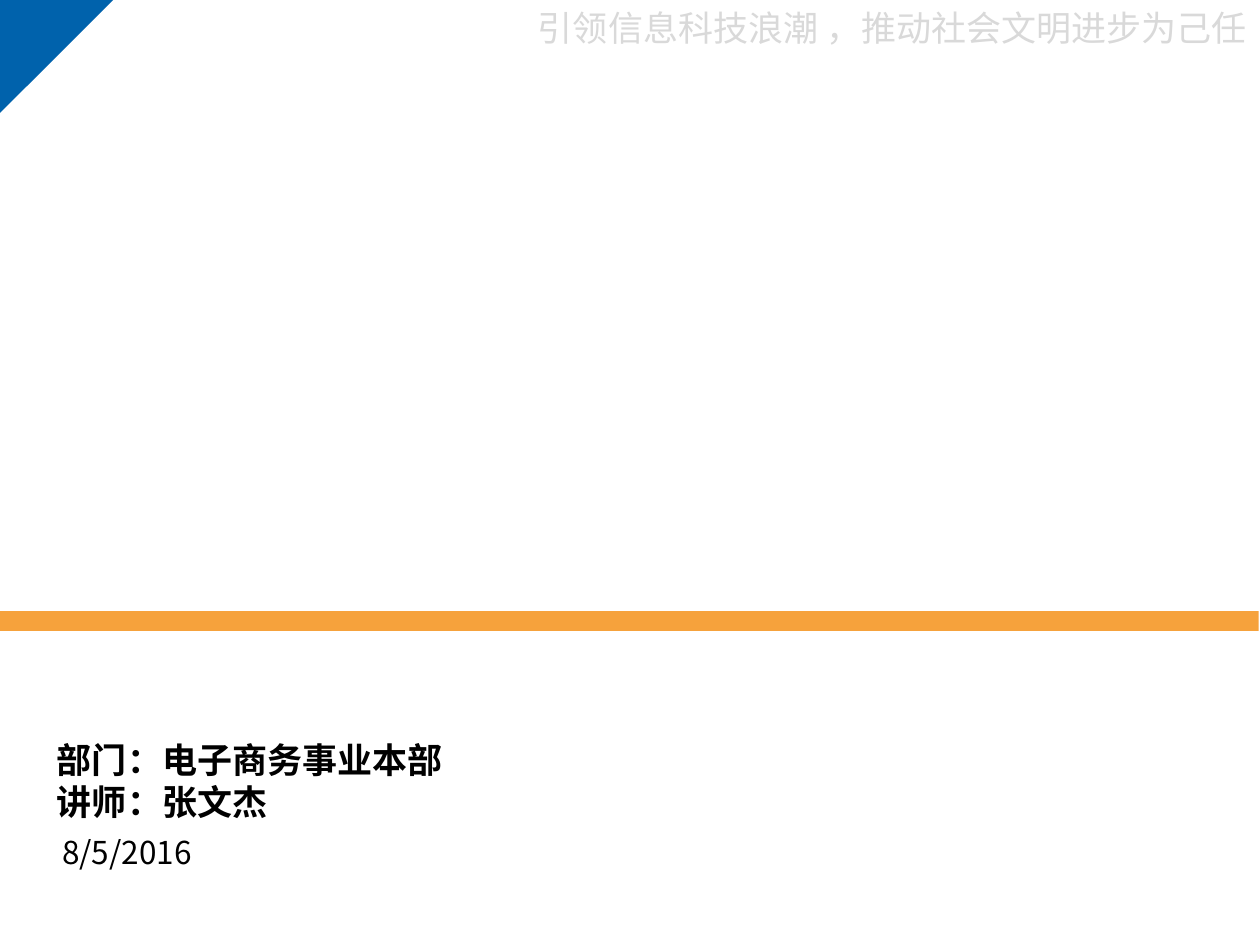
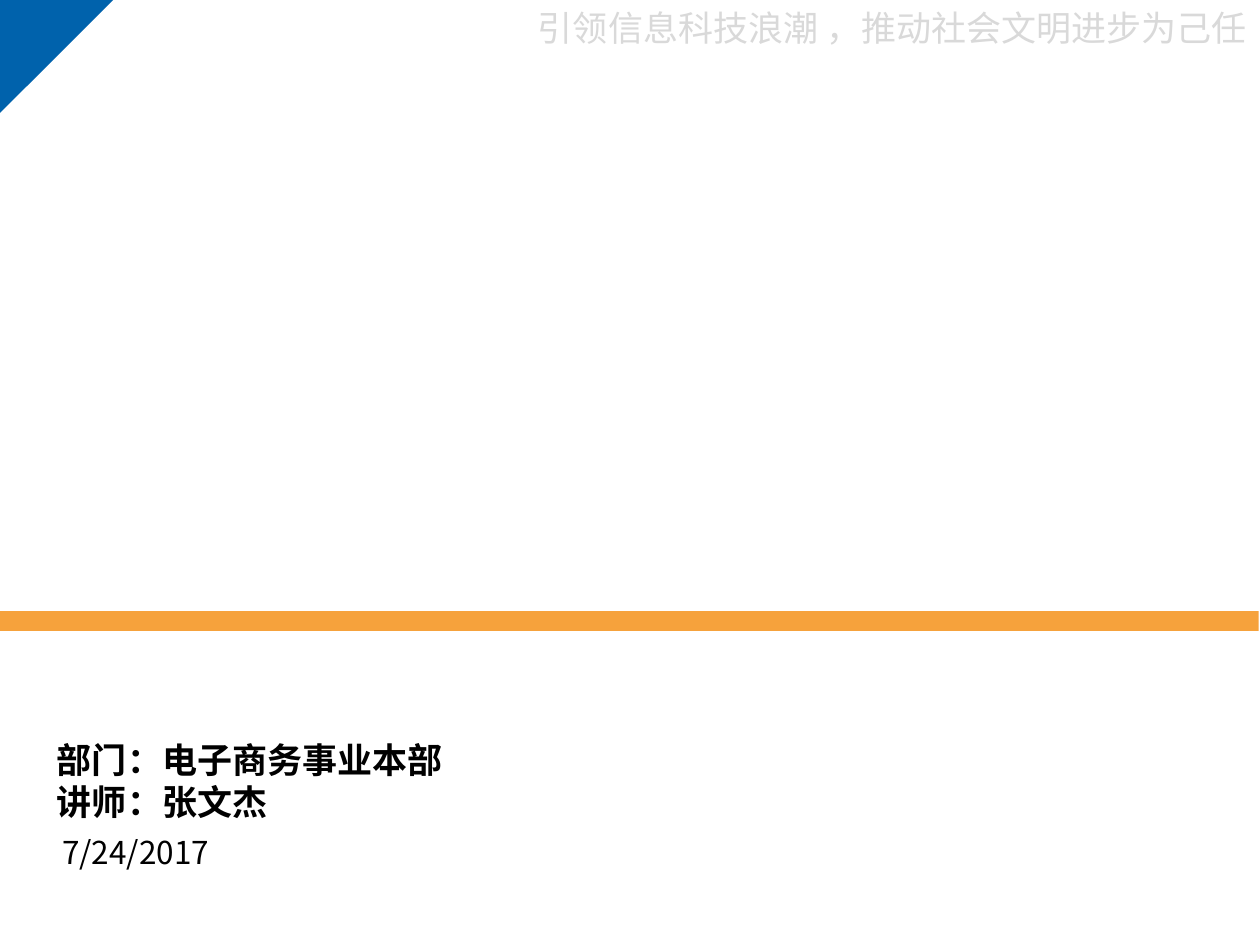
Before and after one commit to github188/note-1, a slide deck: slide 1 of inspur/final-基于V6框架开发方法-3.0.pptx. Drawn at 1260x945 pixels with LibreOffice and Linux fonts; fonts in the diff are those of the drawing; background and template pictures are left out. Boxes give left, top, right and bottom in pixels: in the first picture for what was removed or moved away, otherwise in the second. Text is boxed around its words. In the diff, an @@ line names an element or a change of style, - is before the commit and + after.

```diff
--- a/inspur/final-基于V6框架开发方法-3.0.pptx
+++ b/inspur/final-基于V6框架开发方法-3.0.pptx
@@ text at [62,839,209,870]: text changed @@
-8/5/2016
+7/24/2017
```
Also in this commit, not shown: 3 other slides changed, 2 slides removed, 4 other files.
